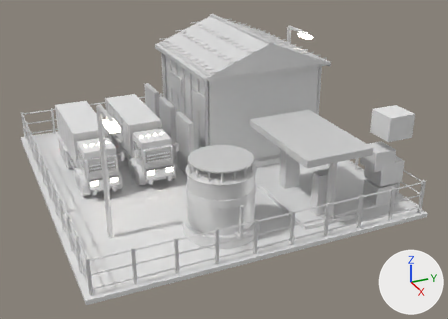
One commit to the FBX model Assets/Art/KayseriIsland/Models/Emerald/Phase2/Fleet_P2.fbx: the scene before it, then after it.
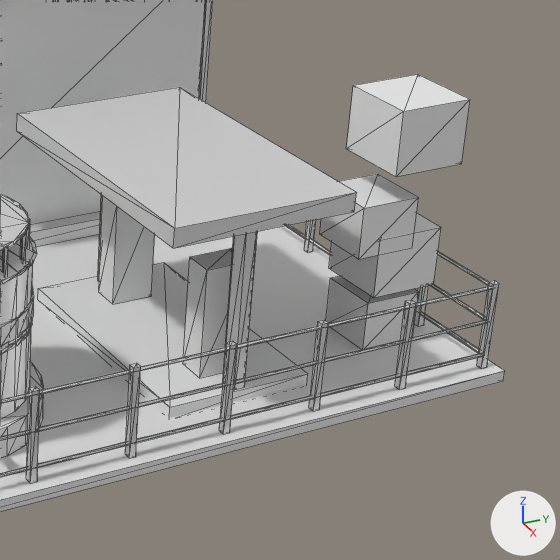
Each version is shown whole from a camera (50 mm lens) standing at (11.78, -46.55, 32.46) and looking at (-27.81, -28.73, 12.66), then close up on the part from 54% to 100% of the width and 24% to 88% of the height. The axes (+X, +Y, +Z) are drawn at lower right. The lights are the same throughout. The last two pictures show the newer version. The close-ups show mesh edges as thin lines. Where no turn or scale is listed for an object, it has been applied to the vertices. Vertices at exactly the same position are counted once.

The first close-up shows 'Fleet.Crates', 'Fleet.Fence', 'Fleet.FuelIsland', 'Fleet.FuelTank', 'Fleet.Garage', 'Fleet.Yard'.
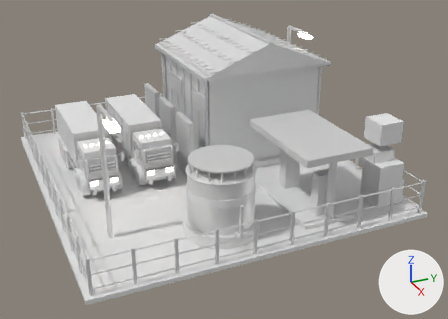
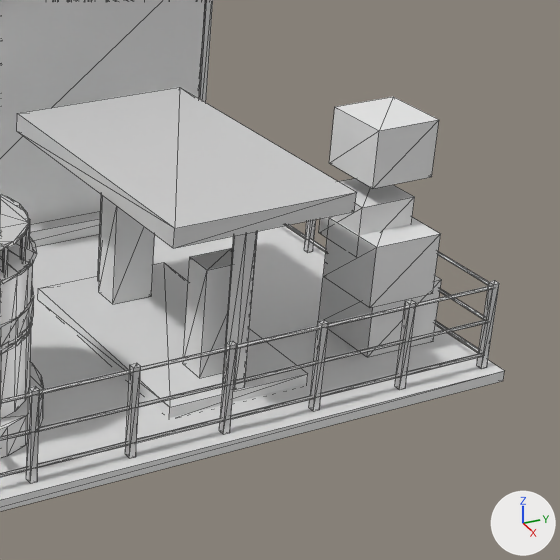
The change in detail:
me_fleet_crates_001 is used by ob_fleet_crates; location (-20.0, -20.0, 11.04).
me_fleet_crates_001 had 32 vertices, 48 faces and spanned x -1.06..1.21, y -1.25..1.31, z 0.0..6.84.
me_fleet_crates_001 now has 32 vertices, 48 faces and spans x -1.17..1.33, y -1.16..1.35, z 0.0..6.18.
me_fleet_crates_001 part 1: the loose piece of 8 vertices spanning x -0.97..0.65, y -0.66..0.96, z 0.0..1.37 is scaled about its middle by 1.31, then moved by (0.09, 0.13, 0.22).
me_fleet_crates_001 part 2: the loose piece of 8 vertices spanning x -1.06..0.85, y -0.67..1.25, z 1.63..3.25 is scaled about its middle by 1.03, then moved by (0.45, -0.46, 0.08).
me_fleet_crates_001 part 3: the loose piece of 8 vertices spanning x -0.84..0.82, y -1.25..0.41, z 2.83..4.24 is scaled about its middle by 0.973, then moved by (-0.23, 0.12, -0.1).
me_fleet_crates_001 part 4: the loose piece of 8 vertices spanning x -0.81..1.21, y -0.71..1.31, z 5.13..6.84 is scaled about its middle by 0.903, then moved by (-0.46, -0.31, -0.58).

Pixel boxes (x1, y1, x2, y2) of what changed, in the close-ups (560 x 560 px; the box of a moved part takes in the faces that stretch with it):
'Fleet.Crates', reshaped (18% narrower): before (320, 74, 470, 349); after (319, 97, 442, 357)
part 1 of me_fleet_crates_001, moved or reshaped: before (326, 276, 419, 349); after (319, 276, 442, 357)
part 2 of me_fleet_crates_001, moved or reshaped: before (329, 213, 441, 298); after (323, 217, 441, 308)
part 3 of me_fleet_crates_001, moved or reshaped: before (320, 174, 418, 259); after (319, 178, 415, 238)
part 4 of me_fleet_crates_001, moved or reshaped: before (346, 74, 470, 177); after (329, 97, 439, 188)
